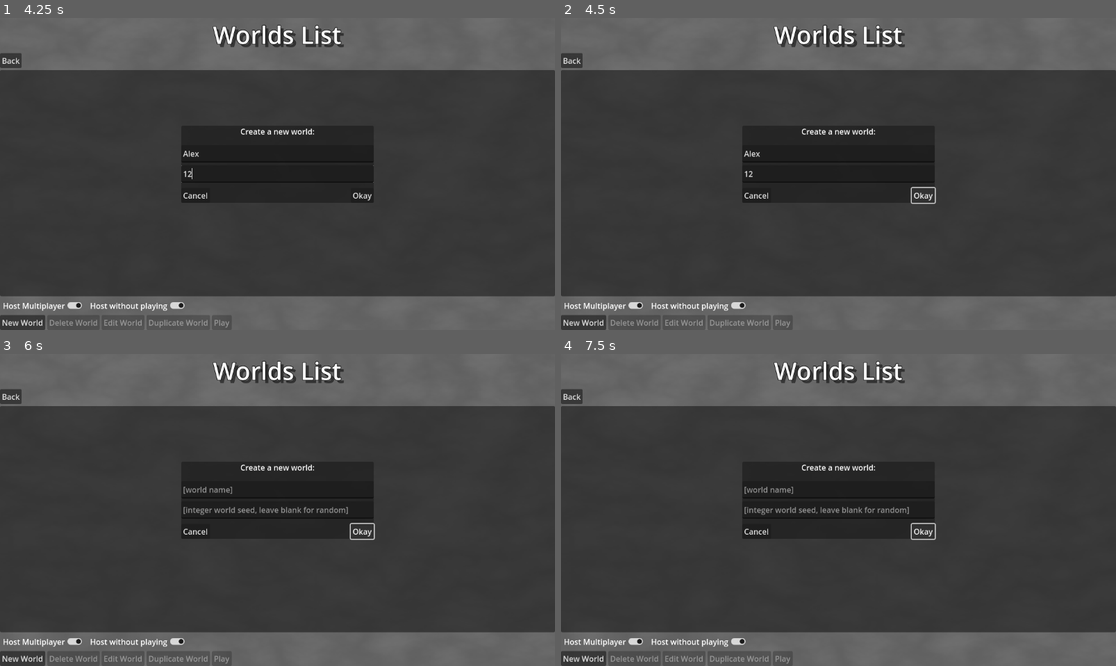
Above: before the commit, frames 1-4 (two rows, left to right).
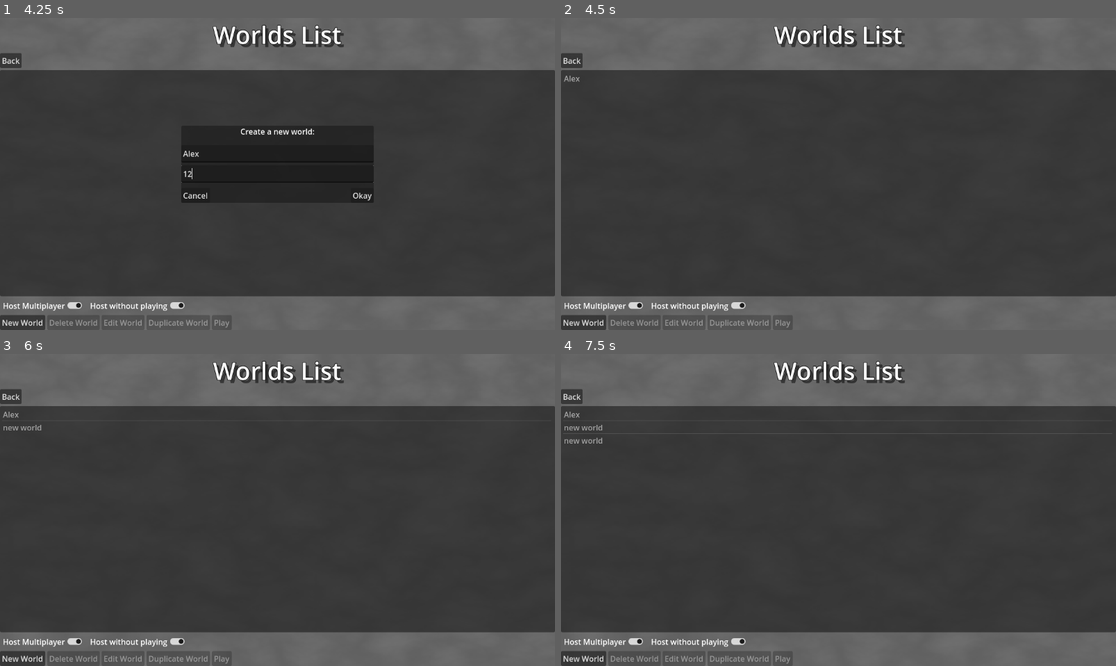
Above: after the commit, the same moments.

Repository: pixerhp/Hatchetflair
Game: Godot game, scene res://scenes/main_scenes/main_menu.tscn
Two runs of this game, one before a commit and one after it. Both use one fixed random seed, a clock stepped at 60 frames per second and the inputs below.
Inputs (mouse positions are in pixels of both pictures, inside the frame that each line leads up to):
- Up to frame 1 (4.25 s): click "Start world" at 0.5 s; click "Host Multiplayer" at 1.25 s; click "Host without playing" at 2 s; click "New World" at 2.75 s; click (277, 155) at 3.52 s; type "Alex" at 3.6 s; click (277, 174) at 3.75 s; type "12" at 3.83 s
- Up to frame 2 (4.5 s): click "Okay" at 4.25 s
- Up to frame 3 (6 s): click "New World" at 5 s; click "Okay" at 5.75 s
- Up to frame 4 (7.5 s): click "New World" at 6.5 s; click "Okay" at 7.25 s

Frame 1 is identical in both runs. In frame 2, 4.2% of the frame differs, in the area x 0-68%, y 18-60%; in frame 3, 4.0%; in frame 4, 4.1%.
Error before the commit: Invalid call. Nonexistent function 'first_unused_dir_alt' in base 'Node (file_manager.gd)'. (res://scripts/main_menu_scripts/menu_worlds.gd:90)

Commit message:
Major WorldsMenu & FileManager progress
Creating a new world now works!

Diff:
--- a/scenes/main_scenes/main_menu.tscn
+++ b/scenes/main_scenes/main_menu.tscn
@@ -165,7 +165,7 @@
 layout_mode = 2
 text = "Host Multiplayer"
 
-[node name="HostWithoutPlay" type="CheckButton" parent="Menus/WorldsScreen/WorldsScreenUI/Toggles"]
+[node name="HostWithoutPlaying" type="CheckButton" parent="Menus/WorldsScreen/WorldsScreenUI/Toggles"]
 layout_mode = 2
 disabled = true
 text = "Host without playing"
--- a/scripts/autoload_scripts/file_manager.gd
+++ b/scripts/autoload_scripts/file_manager.gd
@@ -439,15 +439,22 @@
 func ensure_world():
 	pass
 
-func create_world(dir_name: String, cfg_data: Dictionary) -> Error:
-	if not (cfg_data.has("meta_data") and cfg_data.has("generation_settings") and cfg_data.has("situation_data")
-	and cfg_data.has("players_data")):
-		push_error("Incorrect configuration data input. Configuration data should be a dictionary of dictionaries, ",
-		"in compatable format with the write_cfg function, consisting of all required sections. (meta_data, etc. See code.)")
-		return FAILED
+#func create_world(cfg_data: Dictionary) -> Error:
+func create_world(world_name: String, world_seed: String) -> Error:
+	# Normalize the world name.
+	world_name = world_name.replace("\n", "")
+	world_name = world_name.replace("\r", "")
+	world_name = world_name.replace("\t", "")
+	if world_name == "":
+		world_name = "new world"
+	# Normalize the world seed.
+	if world_seed != "":
+		world_seed = str(int(world_seed))
+	else:
+		world_seed = str(GeneralGlobals.get_rand_int())
 
 	# Create the world's directory and subdirectories.
-	dir_name = get_available_dirname(PATH_WORLDS, dir_name, false)
+	var dir_name: String = get_available_dirname(PATH_WORLDS, world_name, false)
 	var dir_path = PATH_WORLDS + "/" + dir_name
 	var err: Error
 	err = DirAccess.make_dir_absolute(dir_path)
@@ -459,21 +466,28 @@
 		push_error("Failed to create directory: ", dir_path + "/chunks", " (Error val:) ", err)
 		return err
 
-	if not cfg_data["meta_data"].has("name"):
-		cfg_data["meta_data"]["name"] = dir_name
-	if not cfg_data["meta_data"].has("favorited?"):
-		cfg_data["meta_data"]["favorited?"] = false
-	if not cfg_data["generation_settings"].has("seed"):
-		cfg_data["generation_settings"]["seed"] = str(GeneralGlobals.get_rand_int())
-
-	cfg_data["meta_data"]["version"] = GeneralGlobals.V_ENTIRE
-	cfg_data["meta_data"]["creation_date_utc"] = Time.get_datetime_string_from_system(true, true)
-	cfg_data["meta_data"]["last_played_date_utc"] = "unplayed"
-	cfg_data["meta_data"]["launch_count"] = 0
-	#cfg_data["situation_data"]["ingame_date"] = thing
-	#cfg_data["situation_data"]["progression or other flags"] = []
-	cfg_data["players_data"] = {}
-
+	# Set up the dictionary that will be used to create the world info cfg file.
+	var cfg_data: Dictionary = {
+		"meta_data": {
+			"version": GeneralGlobals.V_ENTIRE,
+			"world_name": world_name,
+			"favorited": false,
+			"creation_date_utc": Time.get_datetime_string_from_system(true, true),
+			"last_played_date_utc": "unplayed",
+			"launch_count": 0,
+		},
+		"generation_settings": {
+			"seed": world_seed,
+		},
+		"world_data": {
+			"placeholder": "314"
+		},
+		"players_data": {
+			"placeholder": "314"
+		},
+	}
+
+	# Write the world info cfg file and return.
 	if write_cfg(dir_path + "/world_data.cfg", cfg_data) != OK:
 		return FAILED
 	return OK
@@ -481,8 +495,8 @@
 	if  delete_dir(PATH_WORLDS + "/" + dir_name, true) != OK:
 		return FAILED
 	return OK
-func duplicate_world(orig_dir_name: String) -> Error:
-	if copy_dir_to_path(PATH_WORLDS + "/" + orig_dir_name, PATH_WORLDS + "/" + get_available_dirname(PATH_WORLDS, orig_dir_name, false), true) != OK:
+func duplicate_world(dir_name: String) -> Error:
+	if copy_dir_to_path(PATH_WORLDS + "/" + dir_name, PATH_WORLDS + "/" + get_available_dirname(PATH_WORLDS, dir_name, false), true) != OK:
 		return FAILED
 	return OK
 
--- a/scripts/autoload_scripts/network_manager.gd
+++ b/scripts/autoload_scripts/network_manager.gd
@@ -16,7 +16,7 @@
 	multiplayer.auth_callback = authenticate
 
 # Called from the menu to start a server or join a server.
-func start_game(is_player: bool, is_server: bool, allow_others: bool, ip_address: String = "") -> void:
+func start_game(is_player: bool, is_server: bool, allow_others: bool, ip_address: String = "") -> Error:
 	if is_server:
 		start_server()
 		network_status_update("Server started.", true, false)
@@ -27,6 +27,7 @@
 		multiplayer.multiplayer_peer.refuse_new_connections = not allow_others
 	else:
 		start_client(ip_address)
+	return OK
 
 # Updates/displays the current connecting status using the NetworkInfoOverlay menu.
 func network_status_update(message: String, should_display: bool, show_back_button: bool):
--- a/scripts/main_menu_scripts/menu_worlds.gd
+++ b/scripts/main_menu_scripts/menu_worlds.gd
@@ -7,8 +7,7 @@
 
 
 
-# OLD, DELETE LATER:
-const worlds_list_txtfile_location: String = "user://storage/worlds_list.txt"
+const worlds_list_txtfile_location = ""
 
 
 func _ready():
@@ -31,7 +30,7 @@
 	# Set up the dir names to world names dictionary:
 	dir_name_to_world_name.clear()
 	for dir_name in world_dir_names:
-		dir_name_to_world_name[dir_name] = FileManager.read_cfg_keyval(FileManager.PATH_WORLDS + "/" + dir_name, "meta_data", "name")
+		dir_name_to_world_name[dir_name] = FileManager.read_cfg_keyval(FileManager.PATH_WORLDS + "/" + dir_name + "/world_data.cfg", "meta_data", "world_name")
 		if dir_name_to_world_name[dir_name] == null:
 			dir_name_to_world_name[dir_name] = "<error: reading cfg keyval returned null>"
 			any_errors_encountered = true
@@ -46,62 +45,43 @@
 		worlds_list_node.add_item(world_name)
 	return
 
-
-func start_world_by_index(worlds_list_index: int = -1):
-	if worlds_list_index == -1:
-		if not worlds_list_node.get_selected_items().is_empty():
-			worlds_list_index = worlds_list_node.get_selected_items()[0]
+func start_world_by_index(list_index: int = -1) -> Error:
+	if list_index == -1:
+		if worlds_list_node.get_selected_items().is_empty():
+			push_warning("No list index was specified.")
+			return FAILED
 		else:
-			push_error("No worlds list index was specified for starting playing a world. (Aborting starting world.)")
-			return
-
-	var worlds_list_lines: Array[String] = FileManager.read_file_lines(worlds_list_txtfile_location)
-	var world_dir_path: String = "user://storage/worlds/" + worlds_list_lines[(worlds_list_index * 2) + 2]
-
-	start_world_by_specifics(world_dir_path, $WorldsScreenUI/Toggles/AllowJoining.button_pressed, $WorldsScreenUI/Toggles/HostWithoutPlay.button_pressed)
-	return
-
-func start_world_by_specifics(world_dir_path: String, allow_multiplayer_joining: bool = $WorldsScreenUI/Toggles/AllowJoining.button_pressed, host_without_playing: bool = $WorldsScreenUI/Toggles/HostWithoutPlay.button_pressed):
-	if not DirAccess.dir_exists_absolute(world_dir_path):
-		push_warning("Attempted to start a world, but its specified directory path couldn't be found: ", world_dir_path, " (Aborting starting world.)")
-		return
-	NetworkManager.start_game(not host_without_playing, true, allow_multiplayer_joining)
-	return
-
-
-func open_new_world_popup():
+			list_index = worlds_list_node.get_selected_items()[0]
+	start_world_by_specifics(FileManager.PATH_WORLDS + "/" + world_dir_names[list_index], $WorldsScreenUI/Toggles/AllowJoining.button_pressed, $WorldsScreenUI/Toggles/HostWithoutPlaying.button_pressed)
+	return OK
+func start_world_by_specifics(world_dir_path: String,
+allow_multiplayer_joining: bool = $WorldsScreenUI/Toggles/AllowJoining.button_pressed,
+host_without_playing: bool = $WorldsScreenUI/Toggles/HostWithoutPlaying.button_pressed) -> Error:
+	print("Although technically not using it yet, use world files when loading a world later. ", world_dir_path)
+	if NetworkManager.start_game(not host_without_playing, true, allow_multiplayer_joining) != OK:
+		return FAILED
+	else:
+		return OK
+
+
+func open_new_world_popup() -> void:
 	hide_all_worlds_menu_popups()
 	$NewWorldPopup/WorldNameInput.clear()
 	$NewWorldPopup/WorldSeedInput.clear()
 	$NewWorldPopup.show()
 	$NewWorldPopup/WorldNameInput.grab_focus()
 	return
-
-func confirm_new_world():
+func confirm_new_world() -> Error:
 	var popup: Node = $NewWorldPopup
 	var world_name: String = popup.get_node("WorldNameInput").text
-	if world_name == "":
-		world_name = "new world"
-	var world_seed: String = ""
-	if popup.get_node("WorldSeedInput").text != "":
-		world_seed = str(int(popup.get_node("WorldSeedInput").text))
-	else:
-		world_seed = str(GeneralGlobals.random_worldgen_seed())
-	var world_dir_name: String = FileManager.first_unused_dir_alt("user://storage/worlds/", world_name)
-	var world_dir_path: String = "user://storage/worlds/" + world_dir_name
-
-	# Determine the updated worlds-list txtfile contents and replace the old contents.
-	var file_contents: Array[String] = FileManager.read_file_lines(worlds_list_txtfile_location)
-	file_contents.append(world_name)
-	file_contents.append(world_dir_name)
-	FileManager.write_txtfile_from_array_of_lines(worlds_list_txtfile_location, file_contents)
-
-	# Set-up the new world's directories and files.
-	FileManager.create_world_dirs_and_files(world_dir_path, world_name, world_seed)
-
+	var world_seed: String = popup.get_node("WorldSeedInput").text
+	var err: Error = FileManager.create_world(world_name, world_seed)
 	update_worlds_list()
 	popup.hide()
-	return
+	if err != OK:
+		return FAILED
+	else:
+		return OK
 
 func open_edit_world_popup():
 	hide_all_worlds_menu_popups()
@@ -224,9 +204,9 @@
 
 
 func toggle_visibility_of_host_without_playing_toggle (button_value: bool) -> void:
-	$WorldsScreenUI/Toggles/HostWithoutPlay.disabled = not button_value
+	$WorldsScreenUI/Toggles/HostWithoutPlaying.disabled = not button_value
 	if not button_value:
-		$WorldsScreenUI/Toggles/HostWithoutPlay.button_pressed = false
+		$WorldsScreenUI/Toggles/HostWithoutPlaying.button_pressed = false
 
 func _on_worlds_list_item_selected():
 	hide_all_worlds_menu_popups()
